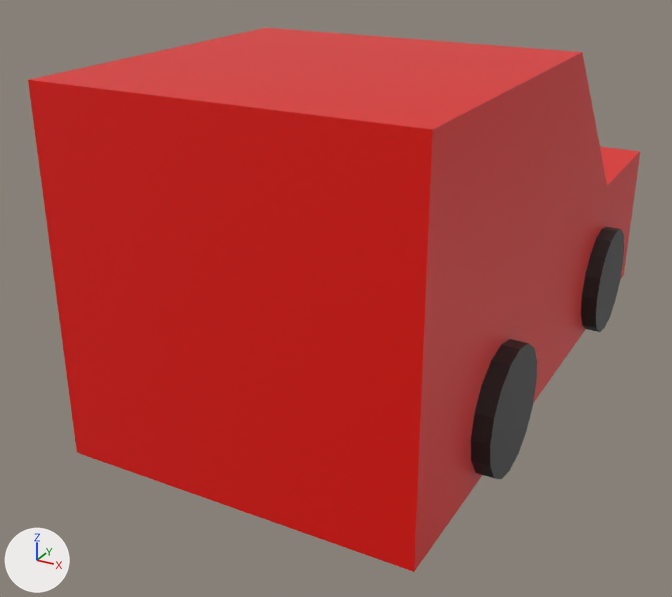
One commit to the Blender file Designs/MainCarFaded.blend: the scene before it, then after it.
Rendered twice from a camera (50 mm lens) standing at (2.3, -5.09, 2.79) and looking at (-0.27, -0.41, 0.46). Arrows for +X, +Y and +Z are at lower left; the lights stay in place.

The first picture shows 'MainCar'.
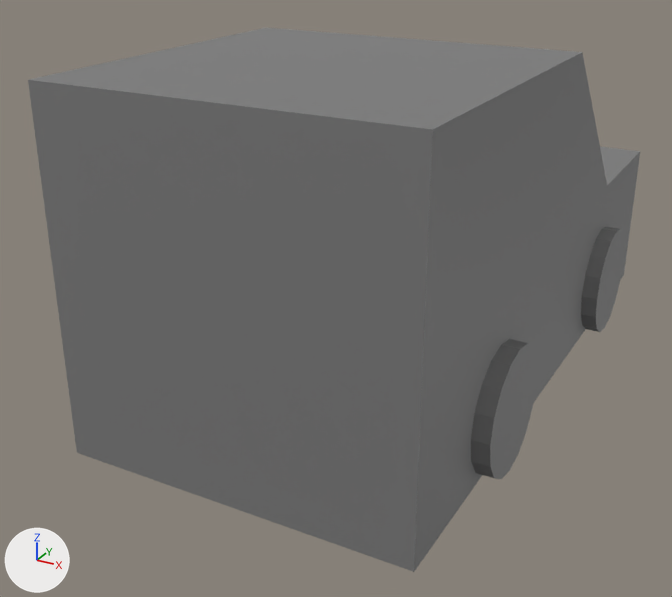
The newer file is also rescaled (x1.5), turned or shifted as a whole; pictures and numbers use the older file's frame.

Pixel boxes [x1, y1, x2, y2] of what changed, in the pictures (672 x 597 px):
part 1 of me_cube, recoloured (red to grey)
    both: [28, 28, 640, 572]
part 2 of me_cube, recoloured
    both: [471, 227, 624, 479]

The change, as a list of edits to the scene's bpy script:
```text
Add mat_material_faded:
    mat_material_faded = principled_material('Material.Faded')
    mat_material_faded.base_color = (0.202, 0.202, 0.202)  # grey #7c7c7c
Change me_cube:
    where me_cube.from_pydata(...)  # 80 vertices, 50 faces; spans x -1.1..1.1, y -2.0..2.0, z -0.02..2.0
    used by ob_maincar; location = (0.0, 0.0, 0.0)
    me_cube part 1: all 14 faces that had it switch from mat_material_maincar (red #e70c00) to mat_material_faded (grey #7c7c7c)
    me_cube part 2: all 36 faces that had it switch from mat_material_tire (black #242424) to mat_material_faded (grey #7c7c7c)
```
